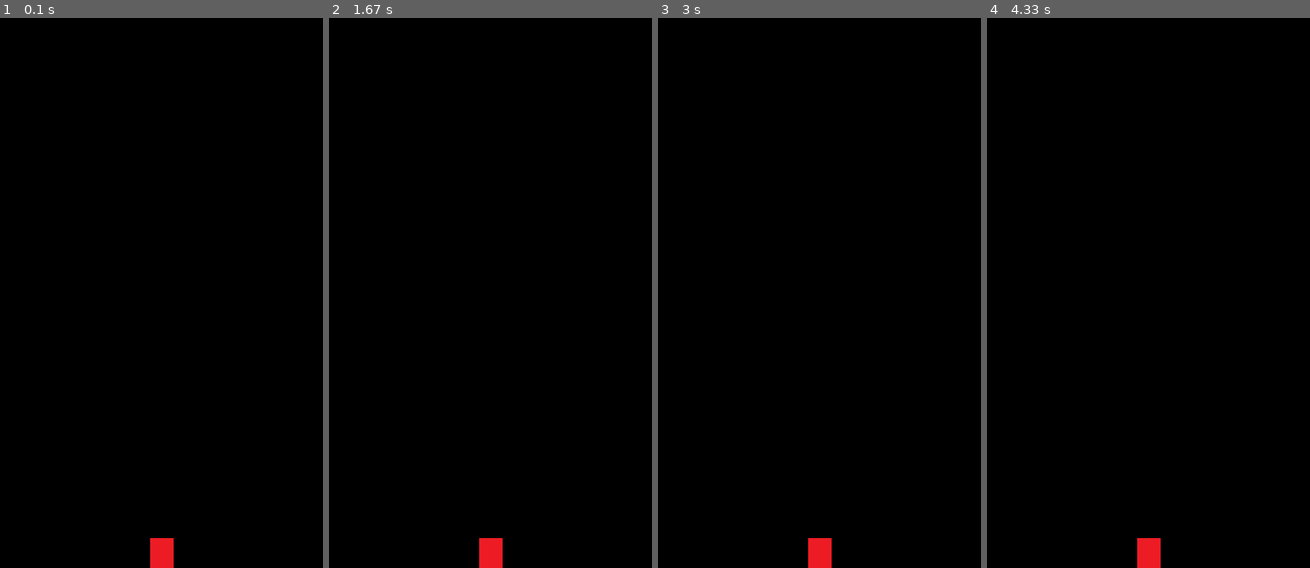
Above: before the commit, frames 1-4 (left to right).
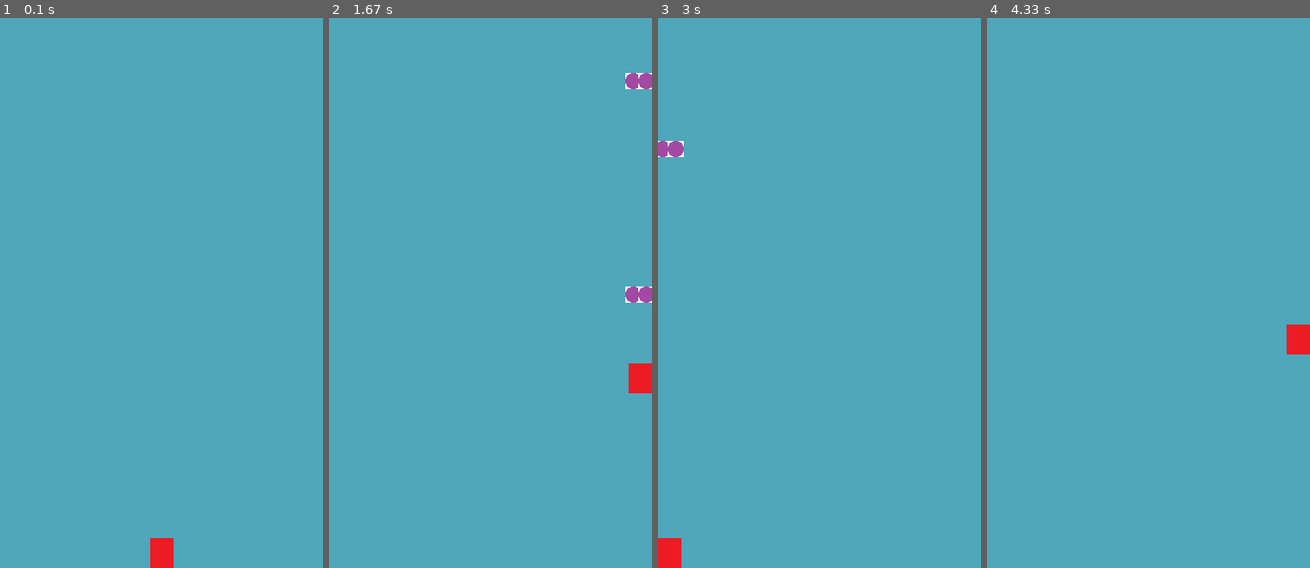
Above: after the commit, the same moments.

Repository: Andoree/Python-Study
Game: pygame game, started from game_project/game.py
Two runs of this game, one before a commit and one after it. Both use one fixed random seed, a clock stepped at 60 frames per second and the inputs below.
Inputs:
- Up to frame 1 (0.1 s): no input
- Up to frame 2 (1.67 s): tap X at 0.33, 0.73, 1.03, 1.23, 1.57 s; hold Right 0.67-1.13 s; hold Up 1.17-1.47 s; hold Right from 1.5 s (still down)
- Up to frame 3 (3 s): tap X at 1.87, 2.07, 2.37, 2.63, 2.97 s; release Right at 1.97 s; hold Left 2-2.53 s; hold Down 2.57-2.87 s; hold Left from 2.9 s (still down)
- Up to frame 4 (4.33 s): tap X at 3.27, 3.4, 3.8, 4.1 s; release Left at 3.3 s; hold Up 3.33-3.7 s; hold Right from 3.73 s (still down)

The runs differ from the first frame. In frame 1, 100% of the frame differs, in the area x 0-100%, y 0-100%; in frame 2, 100%; in frame 3, 100%; in frame 4, 100%.

Commit message:
player, player_shots

Diff:
--- a/game_project/game.py
+++ b/game_project/game.py
@@ -1,12 +1,15 @@
 import os
 
 import pygame as pg
-from pygame.rect import Rect
 from pygame.locals import *
 
+# todo: Создать врагов
+# todo: Детектить колиизии
+# todo: апдейтить перемещения врагов
 window_width = 400
 window_height = 680
-rect = Rect(0, 0, window_width, window_height)
+BACKGROUND_COLOR = (78, 167, 187)
+screen_rect = Rect(0, 0, window_width, window_height)
 
 game_dir = os.path.split(os.path.abspath(__file__))[0]
 
@@ -21,34 +24,43 @@
 
 
 class Player(pg.sprite.Sprite):
-    speed = 8
+    speed = 12
     images = []
+    gun_offset = 8
 
     def __init__(self):
         pg.sprite.Sprite.__init__(self, self.containers)
         self.image = self.images[0]
-        self.rect = self.image.get_rect(midbottom=rect.midbottom)
-        self.reloading = 0
+        self.rect = self.image.get_rect(midbottom=screen_rect.midbottom)
         self.origtop = self.rect.top
-        self.facing = -1
 
-    def move(self, direction):
-        if direction: self.facing = direction
-        self.rect.move_ip(direction*self.speed, 0)
-        self.rect = self.rect.clamp(rect)
-        if direction < 0:
-            self.image = self.images[0]
-        elif direction > 0:
-            self.image = self.images[1]
-        self.rect.top = self.origtop - (self.rect.left//self.bounce%2)
+    def move(self, horiz_direction, vert_direction):
+        self.rect.move_ip(horiz_direction * self.speed, vert_direction * self.speed)
+        self.rect = self.rect.clamp(screen_rect)
+
+    def left_gun_pos(self):
+        pos = self.rect.centerx - self.gun_offset
+        return pos, self.rect.top
+
+    def right_gun_pos(self):
+        pos = self.rect.centerx + self.gun_offset
+        return pos, self.rect.top
 
 
+class Player_shot(pg.sprite.Sprite):
+    speed = -15
+    images = []
+    gun_reload = 5
 
+    def __init__(self, position):
+        pg.sprite.Sprite.__init__(self, self.containers)
+        self.image = self.images[0]
+        self.rect = self.image.get_rect(midbottom=position)
 
-
-
-  ##  def __init__(self):
-     ##   self.image = self.images[0]
+    def update(self):
+        self.rect.move_ip(0, self.speed)
+        if self.rect.top <= 0:
+            self.kill()
 
 
 def main():
@@ -58,26 +70,53 @@
     clock = pg.time.Clock()
     img = load_image('player.png')
     Player.images = [img, pg.transform.flip(img, 1, 0)]
-    background = pg.Surface(rect.size)
+    img = load_image('player_shot.png')
+    Player_shot.images = [img]
 
+    background = pg.Surface(screen_rect.size)
+    background.fill(BACKGROUND_COLOR)
+    screen.blit(background, (0, 0))
+    pg.display.flip()
+
+    # Создание контейнеров
     all = pg.sprite.RenderUpdates()
+    shots = pg.sprite.Group()
 
-    # Здесь будут контейнеры объектов
+    # Присвоение контейнеров
     Player.containers = all
+    Player_shot.containers = all, shots
+
     player = Player()
+
+    gun_timer = 0
+
     while (player.alive()):
+
         for event in pg.event.get():
             if event.type == QUIT or \
-                (event.type == KEYDOWN and event.key == K_ESCAPE):
-                    return
+                    (event.type == KEYDOWN and event.key == K_ESCAPE):
+                return
+            '''if event.type == pg.KEYUP:
+                if event.key == pg.K_x:
+                    gun_timer = 0'''
 
+        key_state = pg.key.get_pressed()
+        horiz_direction = key_state[K_RIGHT] - key_state[K_LEFT]
+        vert_direction = key_state[K_DOWN] - key_state[K_UP]
+        player.move(horiz_direction, vert_direction)
         all.clear(screen, background)
         all.update()
-        # Отрисовка всего
+
+        if key_state[K_x]:
+            if gun_timer != 0:
+                gun_timer = gun_timer - 1
+            else:
+                Player_shot(player.left_gun_pos())
+                Player_shot(player.right_gun_pos())
+                gun_timer = Player_shot.gun_reload
 
         pg.display.update(all.draw(screen))
         clock.tick(60)
-
 
     pg.time.wait(1000)
     pg.quit()
Binary file added: game_project/sprites/background.png
Binary file added: game_project/sprites/player_shot.png
